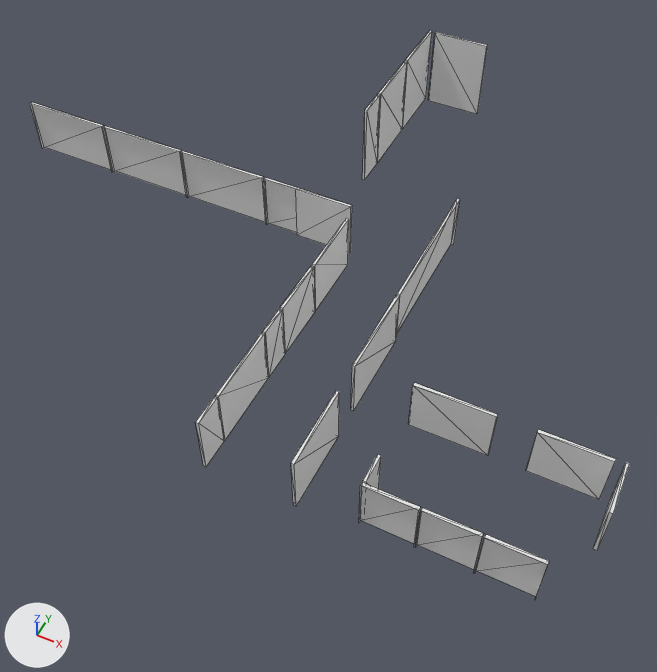
An edit to the OBJ model res/museum/Room01Plaster.obj, drawn before and after from the same camera.
Before and after are seen from a 50 mm lens placed at (15.9, -32.0, 42.2), pointed at (-2.1, 3.9, -2.7). Arrows for +X, +Y and +Z are at lower left; the lights stay in place. The older version comes first. Mesh edges are drawn as thin lines. Where no turn or scale is listed for an object, it has been applied to the vertices.

Names of what the first picture shows: 'Boards'.
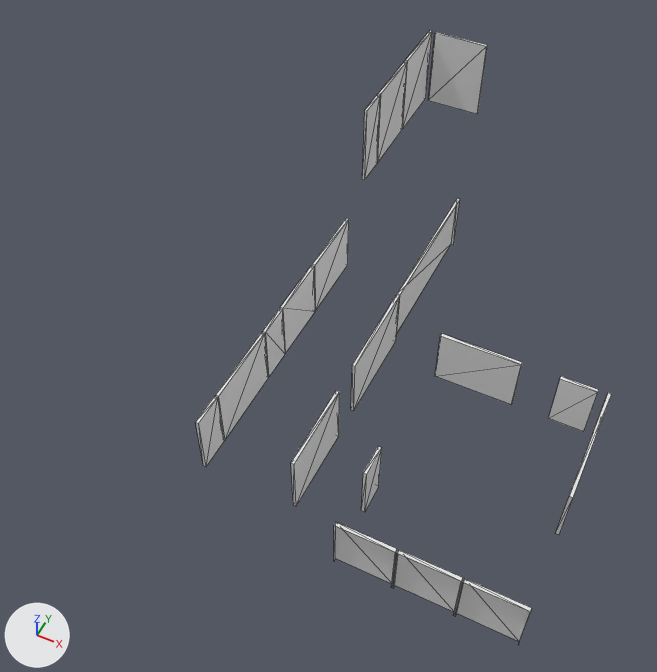
What the commit changed:
me_boards is used by ob_boards; location (0.0, 0.0, 0.0).
me_boards had 186 vertices, 190 faces and spanned x -29.0..17.9, y -9.9..28.9, z -0.8..5.6.
me_boards now has 152 vertices, 156 faces and spans x -5.9..15.9, y -11.9..28.9, z -0.4..5.6.
me_boards part 1: the loose piece of 8 vertices spanning x 6.1..6.3, y -8.6..-6.8, z -0.8..2.9 is rebuilt with 8 vertices and now spans x 6.1..6.3, y -8.6..-6.8, z 0.0..3.6.
me_boards part 2: 10 loose pieces with 82 vertices, spanning x -29.0..17.9, y -8.9..9.3, z -0.8..4.0, are deleted.
Part 3, on me_boards:
68 faces are deleted.
24 vertices are added at x 6.1..15.9, y -11.9..1.9, z 0.0.
24 new vertices lie (0.0, 0.0, 3.6) away from vertices in x 6.1..15.9, y -11.9..1.9, z 0.0.
116 new faces join them.
Part 4, on me_boards:
32 faces are deleted.
32 new faces join them.

Pixel boxes [x1, y1, x2, y2] of what changed, in the pictures (657 x 672 px; the box of a moved part takes in the faces that stretch with it):
'Boards', reshaped (31% narrower, 8% taller): before [30, 31, 630, 596]; after [196, 31, 611, 641]
part 1 of me_boards, rebuilt: before [363, 454, 381, 489]; after [361, 447, 382, 512]
part 2 of me_boards, deleted: before [30, 102, 630, 596]
part 3 of me_boards, built on: before [196, 198, 460, 506]; after [196, 198, 611, 641]
part 4 of me_boards, moved or reshaped: [362, 31, 488, 180] in both
